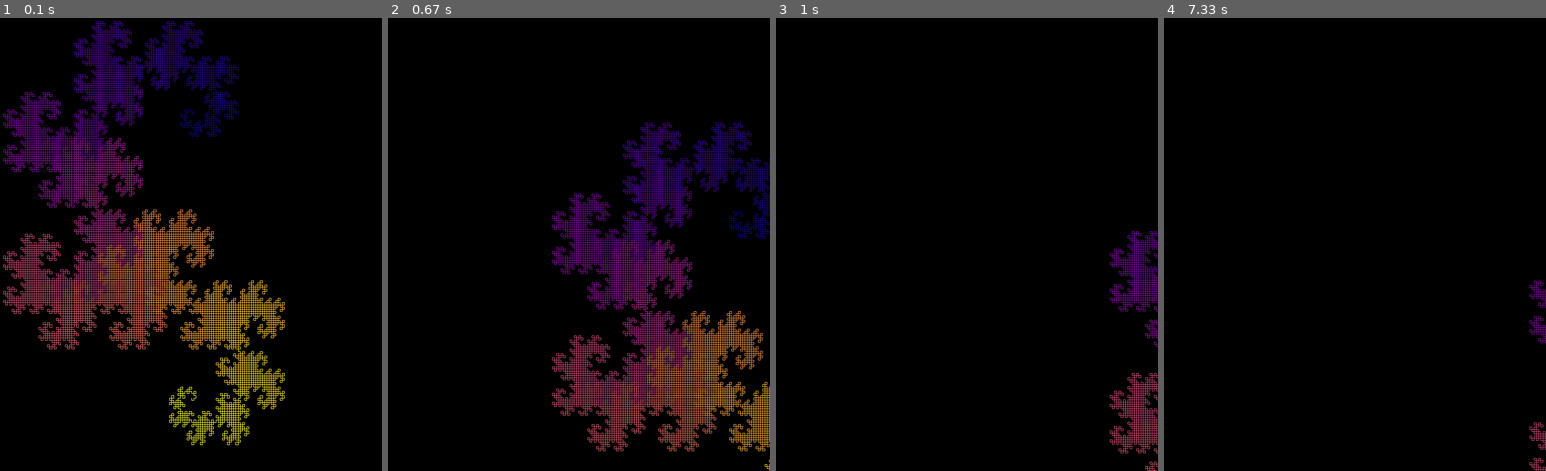
Above: before the commit, frames 1-4 (left to right).
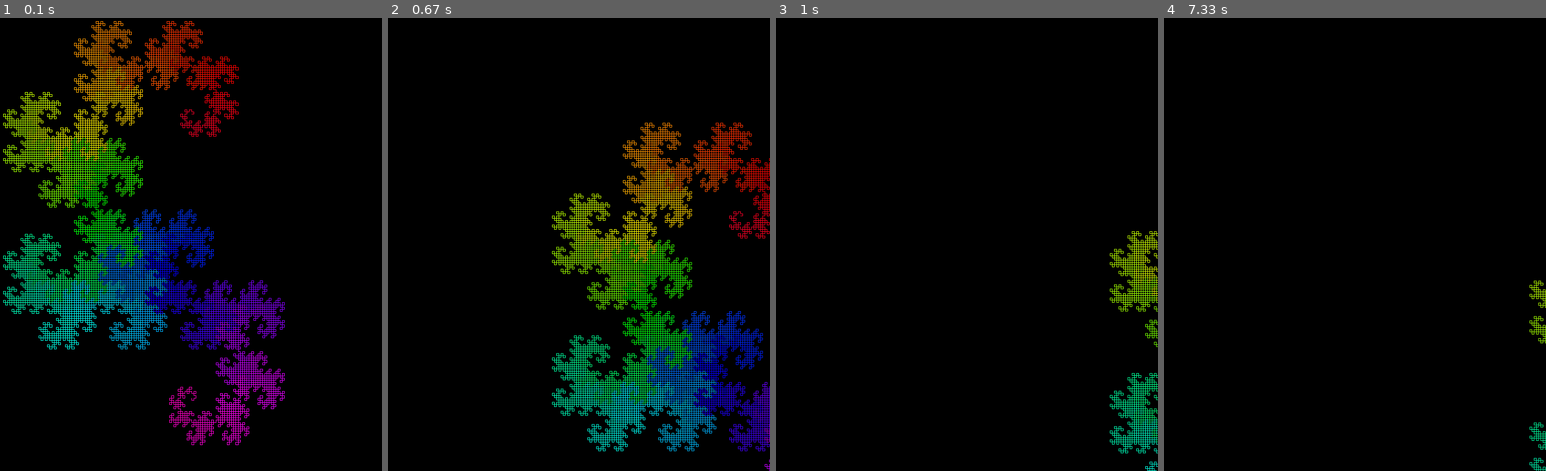
Above: after the commit, the same moments.

Repository: WyattBlair77/fractal_rendering
Game: pygame game, started from demos/dragon_demo.py
The game is run twice, just before and just after one commit, with the same random seed, the same clock (stepped at 60 frames per second) and the same inputs.
Inputs (mouse positions are in pixels of both pictures, inside the frame that each line leads up to):
- Up to frame 1 (0.1 s): no input
- Up to frame 2 (0.67 s): press the mouse at (418, 235) at 0.37 s; move the mouse to (498, 289) at 0.47 s; release the mouse at (579, 339) at 0.6 s
- Up to frame 3 (1 s): press the mouse at (806, 235) at 0.7 s; move the mouse to (890, 253) at 0.8 s; release the mouse at (974, 276) at 0.93 s
- Up to frame 4 (7.33 s): press the mouse at (1194, 235) at 1.17 s; move the mouse to (1240, 298) at 1.27 s; release the mouse at (1286, 357) at 1.4 s; press the mouse at (1194, 235) at 7.03 s; move the mouse to (outside the picture) at 7.13 s; release the mouse at (outside the picture) at 7.27 s

The runs differ from the first frame. In frame 1, 10% of the frame differs, in the area x 0-75%, y 0-95%; in frame 2, 12%, in the area x 42-100%, y 23-100%; in frame 3, 1.8%; in frame 4, 0.3%.

Commit message:
updating color defautls

Diff:
--- a/demos/dragon_demo.py
+++ b/demos/dragon_demo.py
@@ -6,7 +6,7 @@
 from cli import create_parser, run_fractal_demo
 
 if __name__ == '__main__':
-    parser = create_parser('Dragon Curve', default_level=14, default_cmap='plasma')
+    parser = create_parser('Dragon Curve', default_level=14, default_cmap='gist_rainbow')
     args = parser.parse_args()
 
     run_fractal_demo(
--- a/demos/gosper_demo.py
+++ b/demos/gosper_demo.py
@@ -6,7 +6,7 @@
 from cli import create_parser, run_fractal_demo
 
 if __name__ == '__main__':
-    parser = create_parser('Gosper Curve (Flowsnake)', default_level=5, default_cmap='cool')
+    parser = create_parser('Gosper Curve (Flowsnake)', default_level=5, default_cmap='gist_rainbow')
     args = parser.parse_args()
 
     run_fractal_demo(
--- a/demos/levy_demo.py
+++ b/demos/levy_demo.py
@@ -6,7 +6,7 @@
 from cli import create_parser, run_fractal_demo
 
 if __name__ == '__main__':
-    parser = create_parser('Levy C Curve', default_level=14, default_cmap='viridis')
+    parser = create_parser('Levy C Curve', default_level=14, default_cmap='gist_rainbow')
     args = parser.parse_args()
 
     run_fractal_demo(
--- a/demos/sierpinski_demo.py
+++ b/demos/sierpinski_demo.py
@@ -6,7 +6,7 @@
 from cli import create_parser, run_fractal_demo
 
 if __name__ == '__main__':
-    parser = create_parser('Sierpinski Arrowhead', default_level=10, default_cmap='magma')
+    parser = create_parser('Sierpinski Arrowhead', default_level=10, default_cmap='gist_rainbow')
     args = parser.parse_args()
 
     run_fractal_demo(
